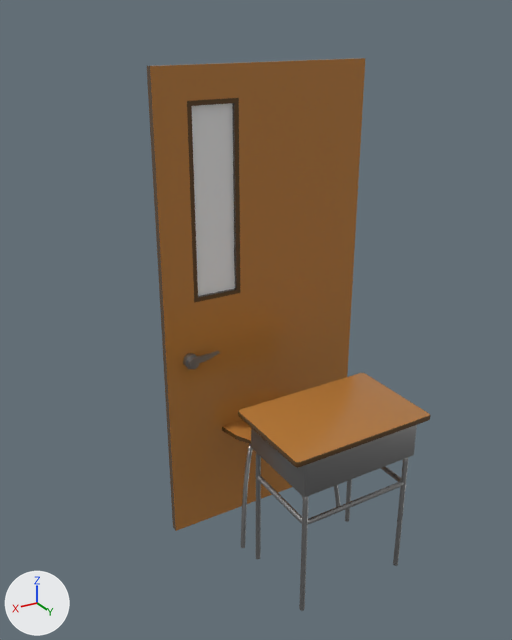
The FBX model Multiple_Solution_and_Progression/Assets/Models/Furnitures.fbx as it was, and as the next commit left it.
One viewpoint serves both versions: a 50 mm lens placed at (1.42, 2.31, 2.05), pointed at (0.13, 0.16, 0.98). Every picture has the same lights, and +X, +Y and +Z are marked at lower left. Where no turn or scale is listed for an object, it has been applied to the vertices.

Objects in the first picture: 'Classroom_door', 'Student_chair', 'Student_table'.
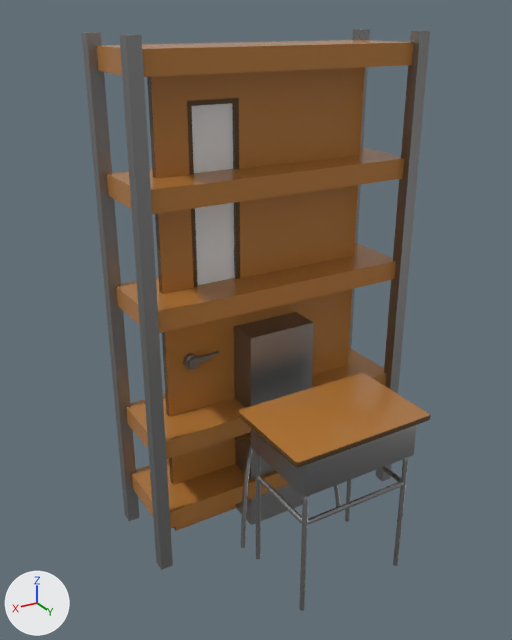
Commit message: Make the shelf and the locker

Where the change shows, as pixel boxes [x1, y1, x2, y2] in the pictures (512 x 640 px):
'Shelf', added
    after: [82, 29, 430, 570]
    faces in mat_plank (orange #b67a3a): [96, 40, 414, 528]
    faces in mat_metal (grey #9b9b9b): [82, 29, 430, 570]
'Double_tier_locker_door', added
    after: [255, 328, 310, 520]
'Double_tier_locker', added
    after: [234, 312, 314, 525]

The change, as a list of edits to the scene's bpy script:
```text
Add me_shelf:
    me_shelf.from_pydata(...)  # 72 vertices, 54 faces; spans x -0.6..0.6, y -0.2..0.2, z 0.0..2.0
    # faces by material slot: [30, 24]
    me_shelf.materials.append(mat_plank)  # orange #b67a3a
    me_shelf.materials.append(mat_metal)  # grey #9b9b9b
Add me_double_tier_locker:
    me_double_tier_locker.from_pydata(...)  # 16 vertices, 14 faces; spans x -0.15..0.15, y -0.15..0.15, z 0.0..0.9
    me_double_tier_locker.materials.append(mat_metal)  # grey #9b9b9b
Add me_double_tier_locker_door:
    me_double_tier_locker_door.from_pydata(...)  # 78 vertices, 71 faces; spans x -0.001..0.259, y -0.009..0.026, z -0.43..0.43
    me_double_tier_locker_door.materials.append(mat_metal)  # grey #9b9b9b
Add ob_shelf:
    ob_shelf = bpy.data.objects.new('Shelf', me_shelf)
    ob_shelf.location = (0.0, 0.0, 0.0)
Add ob_double_tier_locker:
    ob_double_tier_locker = bpy.data.objects.new('Double_tier_locker', me_double_tier_locker)
    ob_double_tier_locker.location = (0.0, 0.0, 0.0)
Add ob_double_tier_locker_door:
    ob_double_tier_locker_door = bpy.data.objects.new('Double_tier_locker_door', me_double_tier_locker_door)
    ob_double_tier_locker_door.location = (-0.129, 0.149, 0.45)
```
